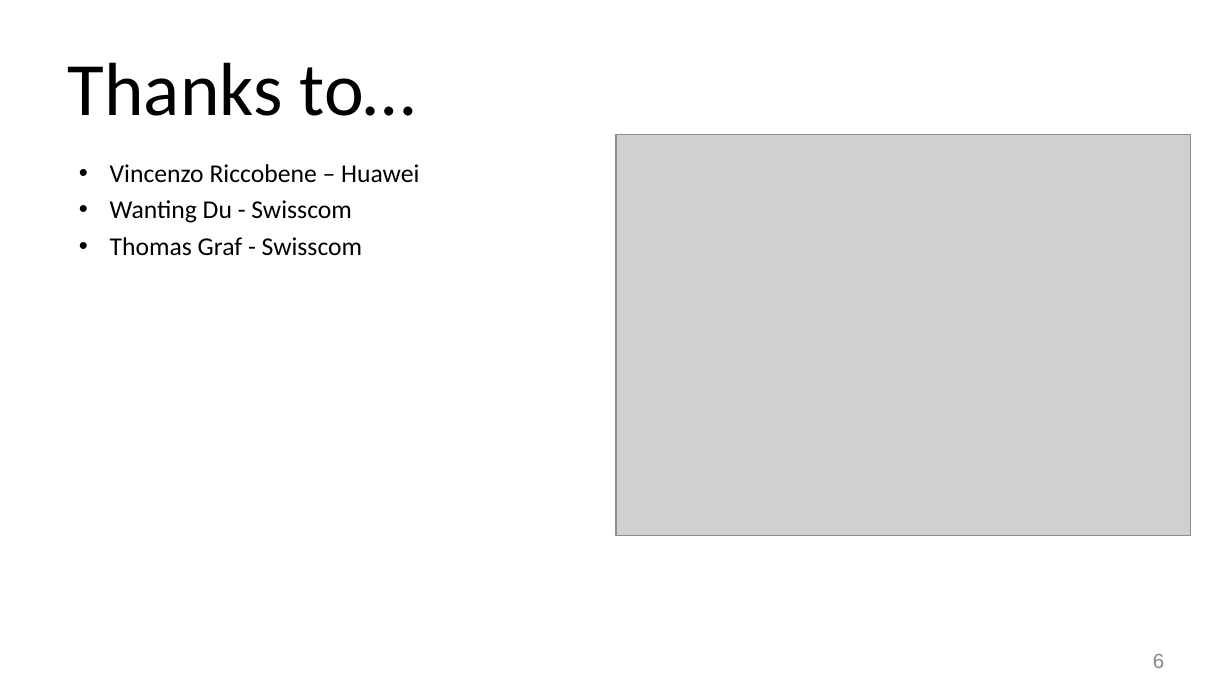
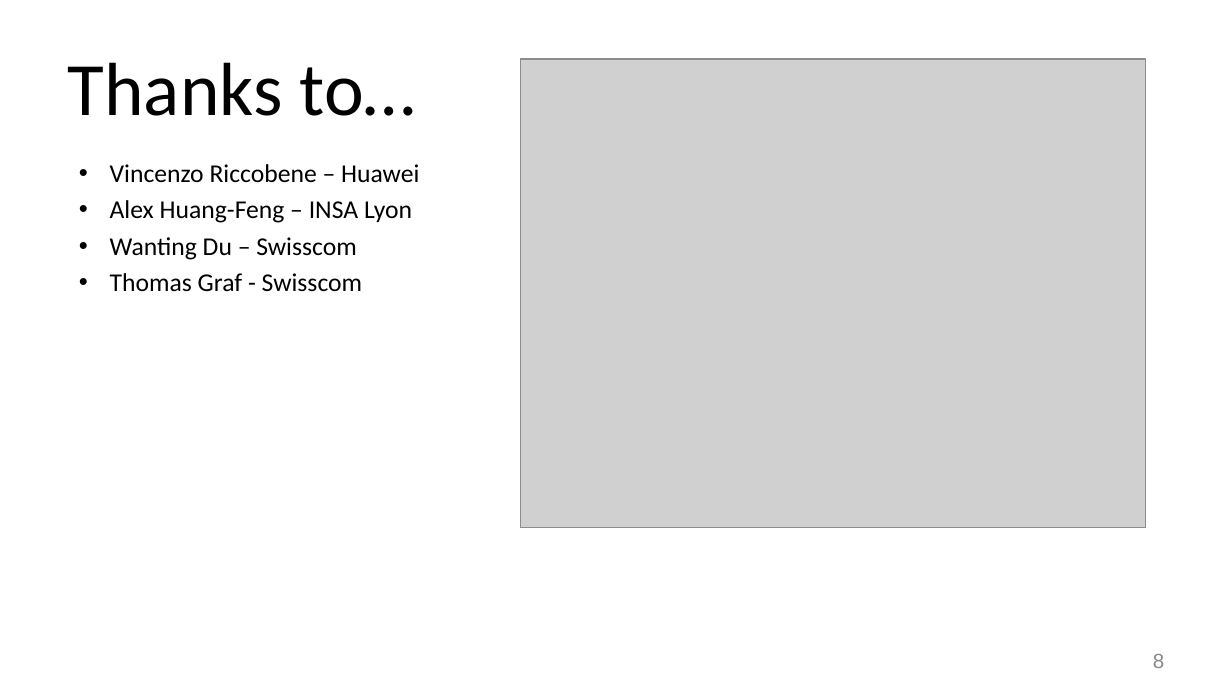
Before and after one commit to network-analytics/ietf-network-analytics-document-status, a slide deck: slide 8 of 118/Hackathon/ietf-118-hackathon-semantic-metadata-annotation-anomaly-detection.pptx (slide 6 before the commit). Drawn at 1232x693 pixels with LibreOffice and Linux fonts; fonts in the diff are those of the drawing; grey boxes stand for pictures. Boxes give left, top, right and bottom in pixels: in the first picture for what was removed or moved away, otherwise in the second. Text is boxed around its words. In the diff, an @@ line names an element or a change of style, - is before the commit and + after.

```diff
--- a/118/Hackathon/ietf-118-hackathon-semantic-metadata-annotation-anomaly-detection.pptx
+++ b/118/Hackathon/ietf-118-hackathon-semantic-metadata-annotation-anomaly-detection.pptx
@@ picture: place and size @@
-picture at bbox=[616, 134, 1190, 536]
+picture at bbox=[520, 59, 1145, 529]
@@ text at bbox=[110, 200, 412, 260]: text changed @@
-• Wanting Du - Swisscom
+• Alex Huang-Feng – INSA Lyon
+• Wanting Du – Swisscom
```
Also in this commit, not shown: 1 other slide changed, 5 slides added, 3 slides removed, 1 other file.
